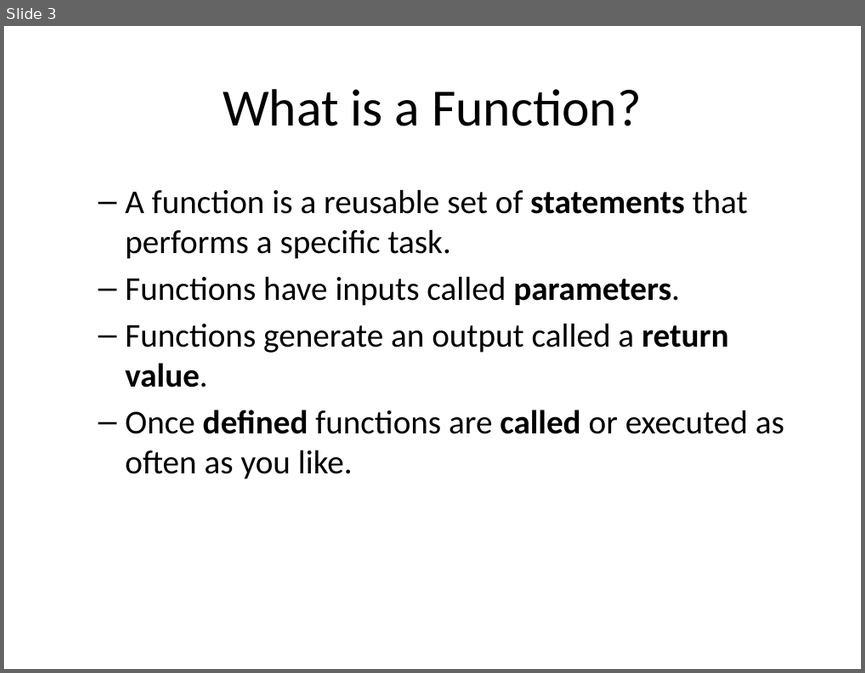
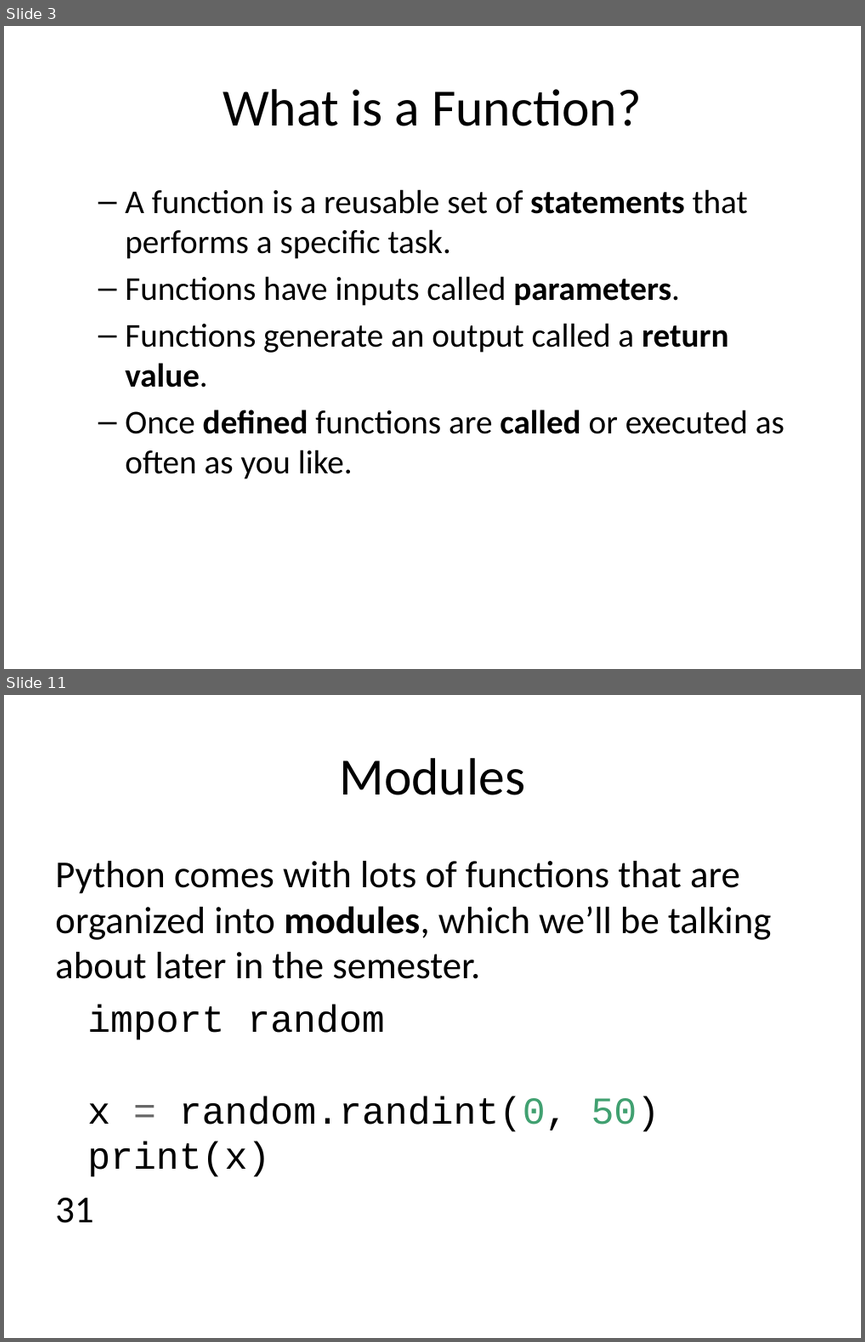
Before and after one commit to jwestgard/inst326, a slide deck: modules/module02/functions.pptx. Shown one above the other, each under a label of ours: slide 3 before the commit, slides 3 and 11 after it; the slides between them are not shown. The pictures are 865x673 and 865x1342 pixels, drawn with LibreOffice and Linux fonts; fonts in the diff are those of the drawing. Boxes give left, top, right and bottom in pixels: in the first picture for what was removed or moved away, otherwise in the second. Text is boxed around its words. In the diff, an @@ line names an element or a change of style, - is before the commit and + after.

```diff
--- a/modules/module02/functions.pptx
+++ b/modules/module02/functions.pptx
@@ slide 11 added at [4,695,861,1338], background #FFFFFF @@
@@ title added at [340,758,526,795], 44 pt, text #000000 @@
+Modules
@@ text added at [55,861,771,1223], 32 pt, text #000000 @@
+Python comes with lots of functions that are organized into modules, which we’ll be talking about later in the semester.
+import random
+x = random.randint(0, 50)
+print(x)
+31
```
Also in this commit, not shown: 3 slides changed, 7 other slides added, 1 slide removed, 22 other files.
